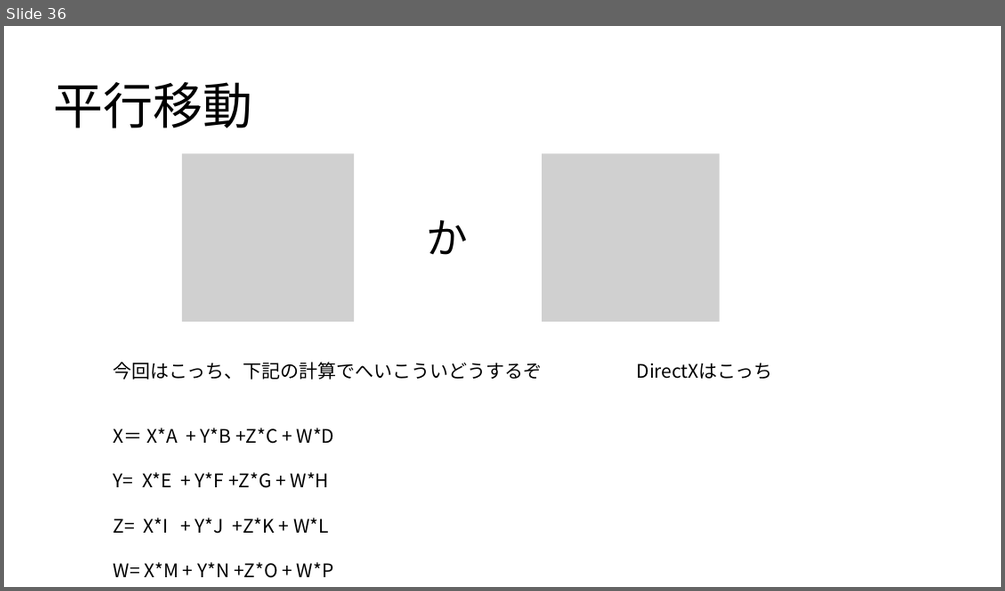
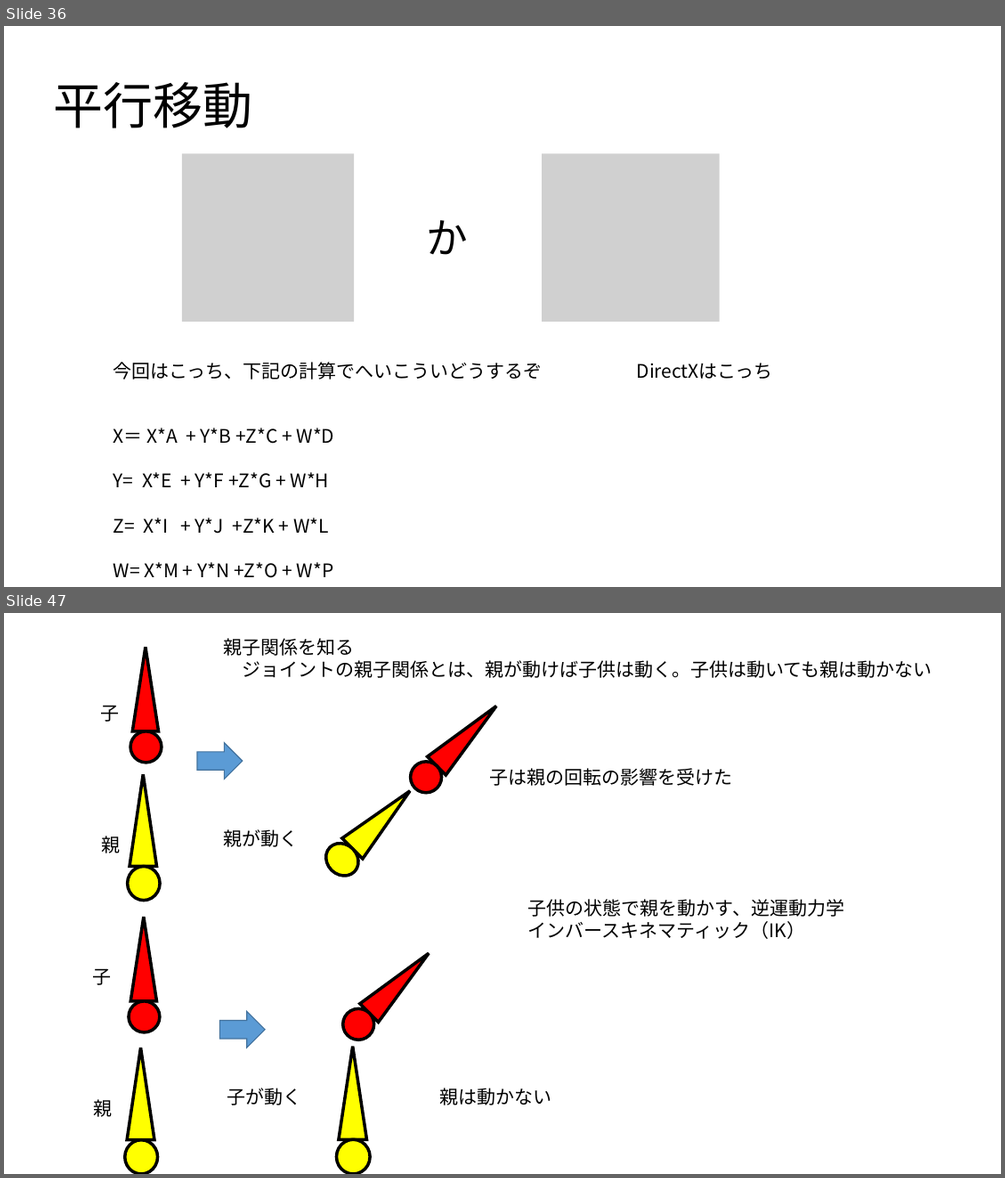
Before and after one commit to UMA729/MySchoolDatas, a slide deck: ゲ数Ⅱ/ゲーム数学.pptx. Shown one above the other, each under a label of ours: slide 36 before the commit, slides 36 and 47 after it; the slides between them are not shown. The pictures are 1005x591 and 1005x1178 pixels, drawn with LibreOffice and Linux fonts; fonts in the diff are those of the drawing; grey boxes stand for pictures. Boxes give left, top, right and bottom in pixels: in the first picture for what was removed or moved away, otherwise in the second. Text is boxed around its words. In the diff, an @@ line names an element or a change of style, - is before the commit and + after.

```diff
--- a/ゲ数Ⅱ/ゲーム数学.pptx
+++ b/ゲ数Ⅱ/ゲーム数学.pptx
@@ slide 47 added at (x1=4, y1=613, x2=1001, y2=1174), background #FFFFFF @@
@@ text added at (x1=223, y1=638, x2=931, y2=678), 18 pt, text #000000 @@
+親子関係を知る
+ジョイントの親子関係とは、親が動けば子供は動く。子供は動いても親は動かない
@@ triangle added at (x1=133, y1=647, x2=159, y2=731), fill #FF0000, outline #000000 3 pt @@
@@ text added at (x1=100, y1=705, x2=119, y2=722), 18 pt, text #000000 @@
+子
@@ triangle added at (x1=428, y1=697, x2=506, y2=775), fill #FF0000, outline #000000 3 pt @@
@@ ellipse added at (x1=130, y1=731, x2=162, y2=763), fill #FF0000, outline #000000 3 pt @@
@@ right arrow added at (x1=197, y1=742, x2=242, y2=779), fill #5B9BD5, outline #43739E 1 pt @@
@@ ellipse added at (x1=404, y1=755, x2=449, y2=800), fill #FF0000, outline #000000 3 pt @@
@@ text added at (x1=489, y1=768, x2=732, y2=786), 18 pt, text #000000 @@
+子は親の回転の影響を受けた
@@ triangle added at (x1=129, y1=774, x2=156, y2=867), fill #FFFF00, outline #000000 3 pt @@
@@ triangle added at (x1=342, y1=780, x2=421, y2=859), fill #FFFF00, outline #000000 3 pt @@
@@ text added at (x1=102, y1=835, x2=121, y2=853), 18 pt, text #000000 @@
+親
@@ text added at (x1=223, y1=829, x2=298, y2=847), 18 pt, text #000000 @@
+親が動く
@@ ellipse added at (x1=319, y1=837, x2=364, y2=883), fill #FFFF00, outline #000000 3 pt @@
@@ ellipse added at (x1=128, y1=867, x2=160, y2=900), fill #FFFF00, outline #000000 3 pt @@
@@ text added at (x1=528, y1=899, x2=844, y2=939), 18 pt, text #000000 @@
+子供の状態で親を動かす、逆運動力学
+インバースキネマティック（IK）
@@ triangle added at (x1=130, y1=916, x2=156, y2=1001), fill #FF0000, outline #000000 3 pt @@
@@ triangle added at (x1=360, y1=944, x2=438, y2=1022), fill #FF0000, outline #000000 3 pt @@
@@ text added at (x1=93, y1=968, x2=112, y2=985), 18 pt, text #000000 @@
+子
@@ ellipse added at (x1=129, y1=1001, x2=161, y2=1032), fill #FF0000, outline #000000 3 pt @@
@@ right arrow added at (x1=220, y1=1012, x2=265, y2=1048), fill #5B9BD5, outline #43739E 1 pt @@
@@ ellipse added at (x1=336, y1=1002, x2=380, y2=1046), fill #FF0000, outline #000000 3 pt @@
@@ triangle added at (x1=127, y1=1047, x2=154, y2=1140), fill #FFFF00, outline #000000 3 pt @@
@@ triangle added at (x1=339, y1=1046, x2=367, y2=1140), fill #FFFF00, outline #000000 3 pt @@
@@ text added at (x1=227, y1=1087, x2=302, y2=1105), 18 pt, text #000000 @@
+子が動く
@@ text added at (x1=440, y1=1087, x2=552, y2=1105), 18 pt, text #000000 @@
+親は動かない
@@ text added at (x1=94, y1=1099, x2=113, y2=1117), 18 pt, text #000000 @@
+親
@@ ellipse added at (x1=125, y1=1140, x2=158, y2=1174), fill #FFFF00, outline #000000 3 pt @@
@@ ellipse added at (x1=337, y1=1140, x2=371, y2=1174), fill #FFFF00, outline #000000 3 pt @@
```
Also in this commit, not shown: 1 slide changed, 10 other slides added, 27 other files.
